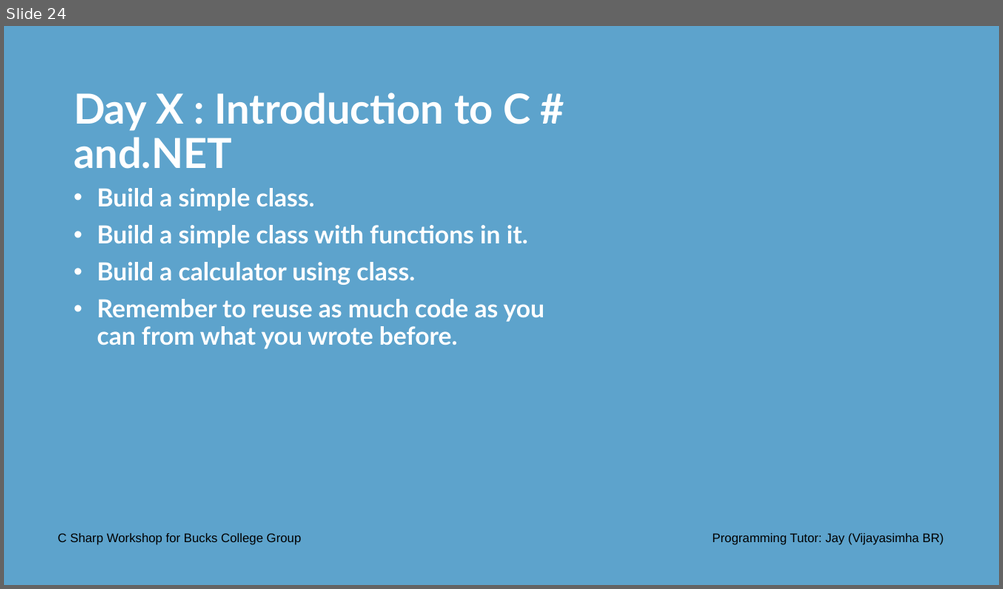
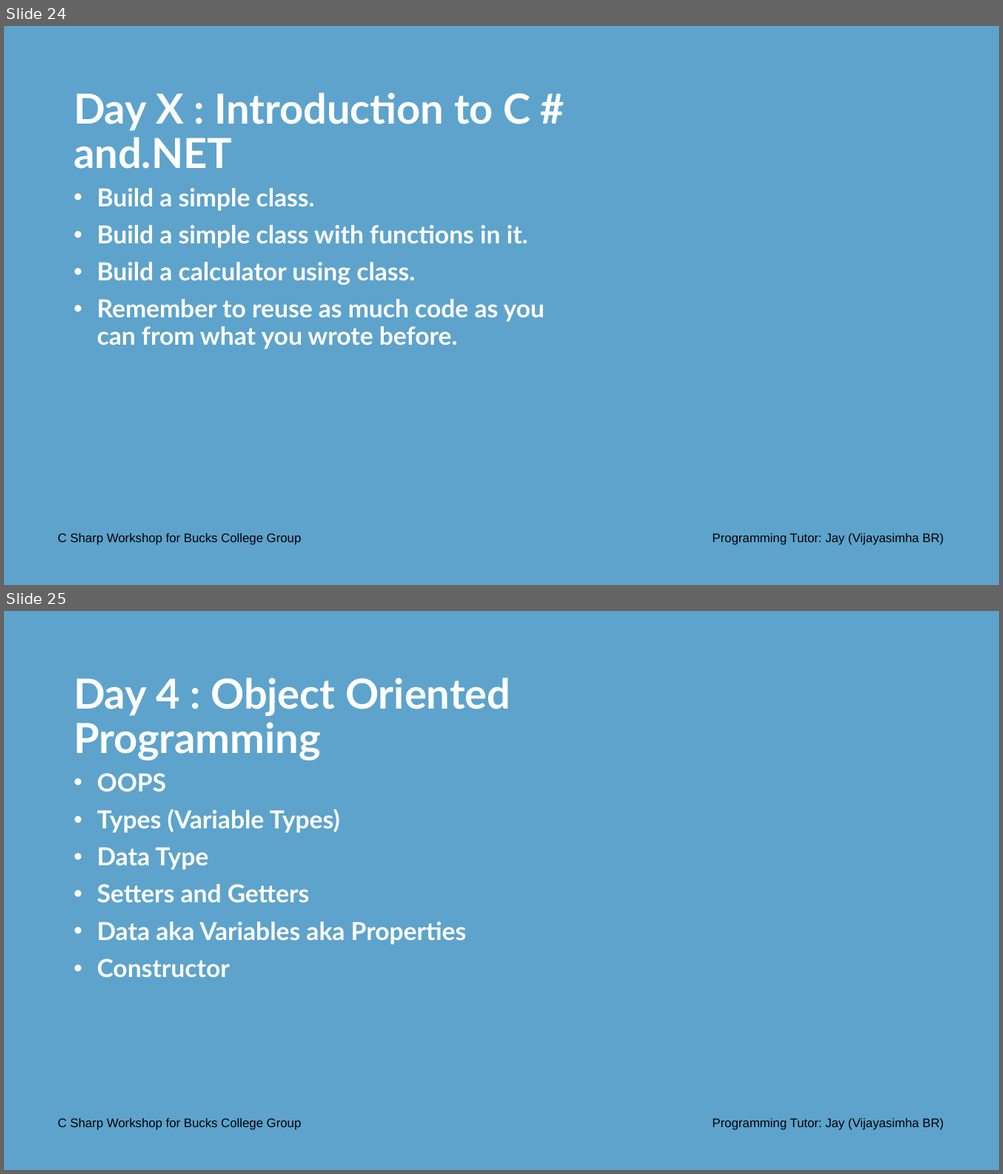
Before and after one commit to Jay-study-nildana/CSharpWorkShopforBucksCollegeGroup, a slide deck: PresentationPPTPDFS/Day 3 Onwards - C Sharp Workshop Bucks College Group.pptx. Shown one above the other, each under a label of ours: slide 24 before the commit, slides 24 and 25 after it. The pictures are 1003x589 and 1003x1174 pixels, drawn with LibreOffice and Linux fonts; fonts in the diff are those of the drawing; background and template pictures are left out. Boxes give left, top, right and bottom in pixels: in the first picture for what was removed or moved away, otherwise in the second. Text is boxed around its words. In the diff, an @@ line names an element or a change of style, - is before the commit and + after.

```diff
--- a/PresentationPPTPDFS/Day 3 Onwards - C Sharp Workshop Bucks College Group.pptx
+++ b/PresentationPPTPDFS/Day 3 Onwards - C Sharp Workshop Bucks College Group.pptx
@@ slide 25 added at (x1=4, y1=611, x2=999, y2=1170), background #5DA3CC @@
@@ title added at (x1=74, y1=678, x2=510, y2=760), 40 pt, text #FFFFFF, bold @@
+Day 4 : Object Oriented Programming
@@ text added at (x1=97, y1=773, x2=466, y2=977), 24 pt, text #FFFFFF, bold @@
+• OOPS
+• Types (Variable Types)
+• Data Type
+• Setters and Getters
+• Data aka Variables aka Properties
+• Constructor
@@ text added at (x1=58, y1=1119, x2=301, y2=1130), 12 pt, text #000000 @@
+C Sharp Workshop for Bucks College Group
@@ text added at (x1=712, y1=1119, x2=944, y2=1130), 12 pt, text #000000 @@
+Programming Tutor: Jay (Vijayasimha BR)
```
Also in this commit, not shown: 1 slide changed, 3 other slides added, 2 other files.
